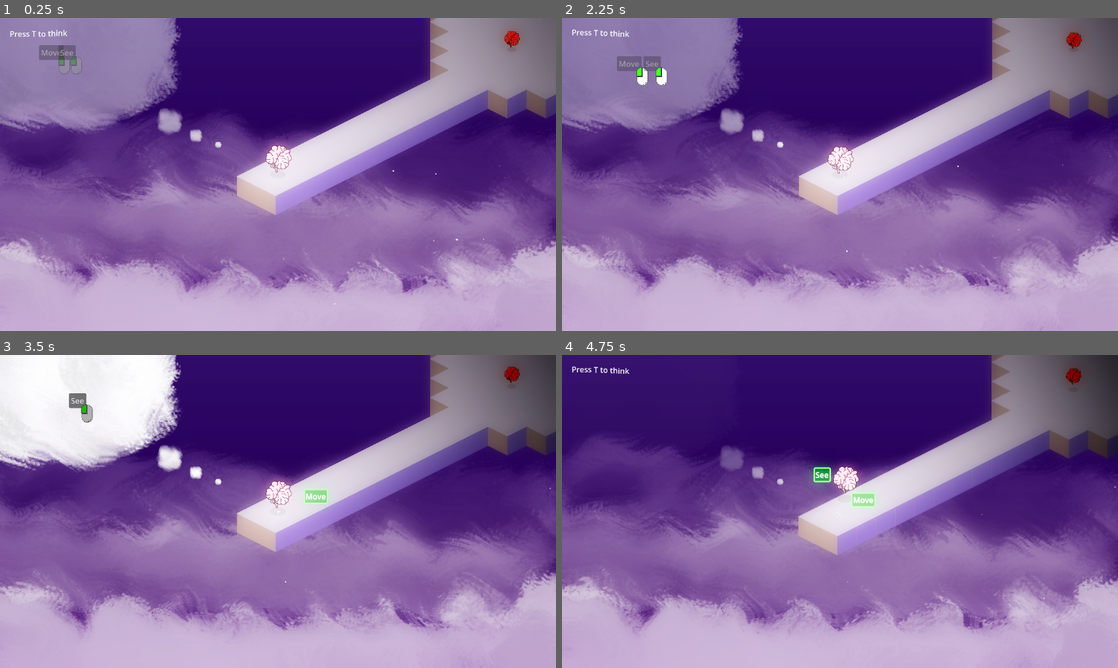
Above: before the commit, frames 1-4 (two rows, left to right).
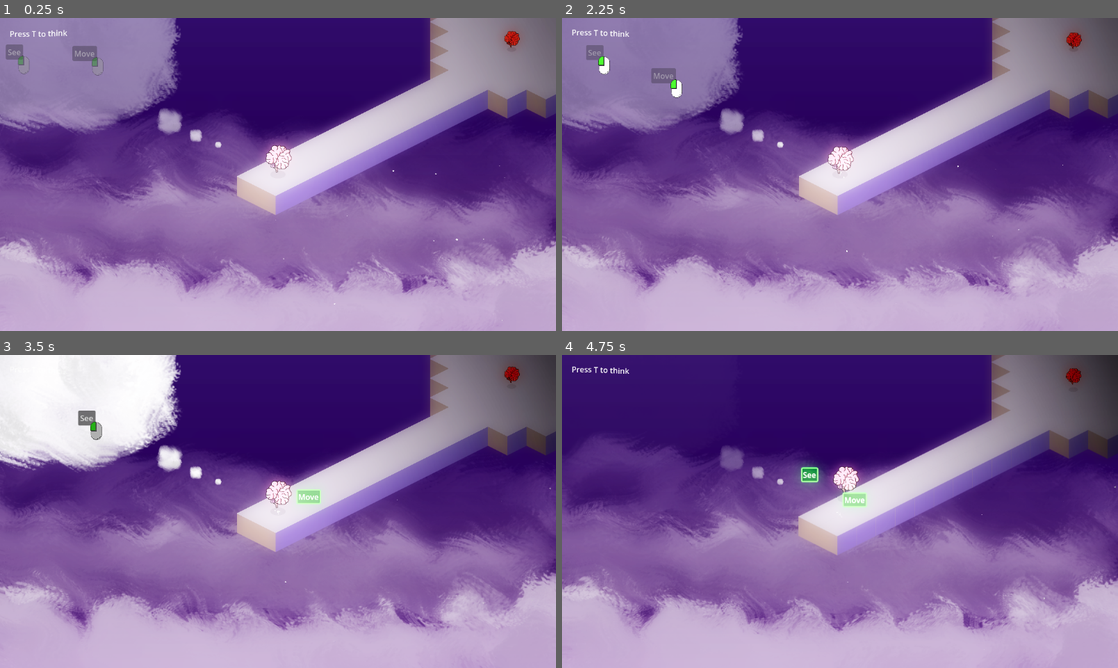
Above: after the commit, the same moments.

Repository: GeordieTomo/ludum-dare-58
Game: Godot game, scene res://globals/level_manager.tscn
Two runs of this game, one before a commit and one after it. Both use one fixed random seed, a clock stepped at 60 frames per second and the inputs below. Sound files missing from this copy of the repository are replaced by a short silence.
Inputs (mouse positions are in pixels of both pictures, inside the frame that each line leads up to):
- Up to frame 1 (0.25 s): no input
- Up to frame 2 (2.25 s): tap T (cloud) at 0.5, 2 s; move the mouse to (962, 158) at 0.52 s; hold Right (right) 0.53-1.28 s; hold T (cloud) 0.53-1.28 s; tap Space (jump) at 0.77, 1.52 s; move the mouse to (728, 190) at 1.27 s; hold Down (down) 1.28-2.03 s; tap E (interact) at 1.35 s; move the mouse to (895, 105) at 2.02 s; hold Right (right) from 2.03 s (still down); hold T (cloud) from 2.03 s (still down)
- Up to frame 3 (3.5 s): release Right (right) at 2.75 s; release T (cloud) at 2.75 s; click "Move" at 2.75 s
- Up to frame 4 (4.75 s): click "See" at 3.5 s; tap T (cloud) at 4.25 s; move the mouse to (812, 574) at 4.27 s; hold Up (up) from 4.28 s (still down); tap E (interact) at 4.35 s; tap Space (jump) at 4.52 s

The runs differ from the first frame. In frame 1, 0.7% of the frame differs, in the area x 1-19%, y 8-19%; in frame 2, 0.9%, in the area x 4-22%, y 8-26%; in frame 3, 0.6%; in frame 4, 0.5%.

Commit message:
float words around thought bubble

Diff:
--- a/environment/player/circle_children.gd
+++ b/environment/player/circle_children.gd
@@ -1,6 +1,9 @@
 extends Control
 
 @export var radius: float = 50.0
+
+@export var x_scale: float = 1.
+
 @export var speed: float = 0.3
 
 var angle_offset: float = 0.0
@@ -22,6 +25,6 @@
 		# Evenly distribute children in a circle
 		var angle = angle_offset + (TAU / child_count) * i
 		var modifier = sin(angle * TAU)
-		var x = center.x + cos(angle) * radius*(0.9 + 0.1 * modifier)
+		var x = center.x + x_scale * cos(angle) * radius*(0.9 + 0.1 * modifier)
 		var y = center.y + sin(angle) * radius*(0.9 + 0.1 * modifier)
 		child.position = Vector2(x, y) - child.size / 2.0
--- a/word_cloud/fade_element.gd
+++ b/word_cloud/fade_element.gd
@@ -11,6 +11,7 @@
 
 func _process(delta):
 	if fading:
+		show()
 		margin_container.modulate.a = clamp(margin_container.modulate.a + fade_speed * delta, 0.0, 1.0)
 		texture_rect.modulate.a = clamp(texture_rect.modulate.a + fade_speed * delta, 0.0, 1.0)
 		texture_rect_2.modulate.a = clamp(texture_rect_2.modulate.a + (fade_speed+0.5) * delta, 0.0, 1.0)
@@ -18,6 +19,9 @@
 		texture_rect_4.modulate.a = clamp(texture_rect_4.modulate.a + (fade_speed+1.5) * delta, 0.0, 1.0)
 		if texture_rect.modulate.a == 1.0 or texture_rect_4.modulate.a == 0.0:
 			fading = false
+			if texture_rect.modulate.a == 0.0:
+				# stop buttons being pressed
+				hide()
 
 func toggle_cloud():
 	if texture_rect_4.modulate.a > 0.8:
--- a/word_cloud/word_cloud.tscn
+++ b/word_cloud/word_cloud.tscn
@@ -11,6 +11,7 @@
 [ext_resource type="Script" uid="uid://clx3v0d7w6snj" path="res://word_cloud/unlock_display.gd" id="5_bod8x"]
 [ext_resource type="Texture2D" uid="uid://vp1uveiujsld" path="res://textures/Cloud2.png" id="5_e8b8q"]
 [ext_resource type="Texture2D" uid="uid://brlkc7aea6jt7" path="res://textures/Cloud3.png" id="6_uofxs"]
+[ext_resource type="Script" uid="uid://bn6p8vlrptyqq" path="res://environment/player/circle_children.gd" id="8_3nbf1"]
 [ext_resource type="AudioStream" uid="uid://4v6yqsfnkhbf" path="res://environment/audio/SelectThought.mp3" id="12_6wwf1"]
 [ext_resource type="AudioStream" uid="uid://447v8mg0tjoj" path="res://environment/audio/DeselectThought.mp3" id="13_3nbf1"]
 
@@ -143,11 +144,13 @@
 offset_bottom = 150.0
 mouse_filter = 2
 
-[node name="AvailableWordContainer" type="HBoxContainer" parent="MarginContainer/ThoughtCloud/MarginContainer"]
+[node name="AvailableWordContainer" type="Control" parent="MarginContainer/ThoughtCloud/MarginContainer"]
 unique_name_in_owner = true
 layout_mode = 2
 size_flags_horizontal = 4
 size_flags_vertical = 4
+script = ExtResource("8_3nbf1")
+x_scale = 2.0
 
 [node name="WordDisplay" type="VBoxContainer" parent="MarginContainer" node_paths=PackedStringArray("selectwordAudio", "deselectAudio")]
 layout_mode = 2
@@ -159,7 +162,7 @@
 selectwordAudio = NodePath("../../AUD_selectword")
 deselectAudio = NodePath("../../AUD_deselectword")
 
-[node name="SelectedWordContainer" type="HBoxContainer" parent="MarginContainer"]
+[node name="SelectedWordContainer" type="Control" parent="MarginContainer"]
 unique_name_in_owner = true
 layout_mode = 2
 size_flags_horizontal = 4
--- a/word_cloud/word_toggle.tscn
+++ b/word_cloud/word_toggle.tscn
@@ -1,30 +1,41 @@
-[gd_scene load_steps=5 format=3 uid="uid://cep348itqkp7x"]
+[gd_scene load_steps=6 format=3 uid="uid://cep348itqkp7x"]
 
+[ext_resource type="Theme" uid="uid://cj3y7my0xsrcs" path="res://main_theme.tres" id="1_4nwfa"]
 [ext_resource type="Script" uid="uid://bq08i0m887r88" path="res://word_cloud/word_toggle.gd" id="1_e55ru"]
 [ext_resource type="Script" uid="uid://bma8tmfgbr2dg" path="res://word_cloud/follow_parent.gd" id="2_ve3n2"]
 [ext_resource type="Texture2D" uid="uid://dirwd8lw3tumj" path="res://textures/mouse_hint.svg" id="3_56iuh"]
 [ext_resource type="Script" uid="uid://evwj4x3hy7do" path="res://environment/objects/glow.gd" id="4_4nwfa"]
 
-[node name="WordToggle" type="MarginContainer"]
+[node name="WordToggle" type="HBoxContainer"]
 anchors_preset = 8
 anchor_left = 0.5
 anchor_top = 0.5
 anchor_right = 0.5
 anchor_bottom = 0.5
-offset_right = 87.0
-offset_bottom = 31.0
+offset_left = -43.5
+offset_top = -15.5
+offset_right = 43.5
+offset_bottom = 15.5
 grow_horizontal = 2
 grow_vertical = 2
+size_flags_horizontal = 4
+size_flags_vertical = 4
+theme = ExtResource("1_4nwfa")
 script = ExtResource("1_e55ru")
 
-[node name="WordToggleButton" type="Button" parent="."]
+[node name="MarginContainer" type="MarginContainer" parent="."]
+layout_mode = 2
+size_flags_horizontal = 4
+size_flags_vertical = 4
+
+[node name="WordToggleButton" type="Button" parent="MarginContainer"]
 unique_name_in_owner = true
 layout_mode = 2
 toggle_mode = true
 text = "Test Word"
 script = ExtResource("2_ve3n2")
 
-[node name="MouseHint" type="Control" parent="WordToggleButton"]
+[node name="MouseHint" type="Control" parent="MarginContainer/WordToggleButton"]
 unique_name_in_owner = true
 layout_mode = 1
 anchors_preset = 3
@@ -38,7 +49,7 @@
 grow_vertical = 0
 mouse_filter = 2
 
-[node name="TextureRect" type="Sprite2D" parent="WordToggleButton/MouseHint"]
+[node name="TextureRect" type="Sprite2D" parent="MarginContainer/WordToggleButton/MouseHint"]
 position = Vector2(88, 42)
 scale = Vector2(0.3, 0.3)
 texture = ExtResource("3_56iuh")
Not shown: 1 places in word_cloud/word_cloud.tscn that only renumber resources
